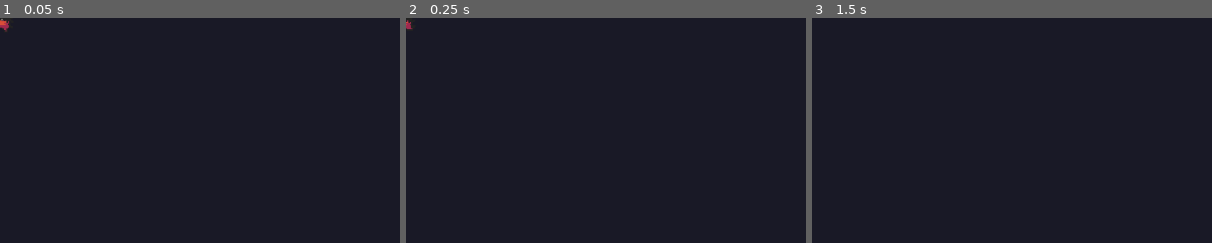
Above: before the commit, frames 1-3 (left to right).
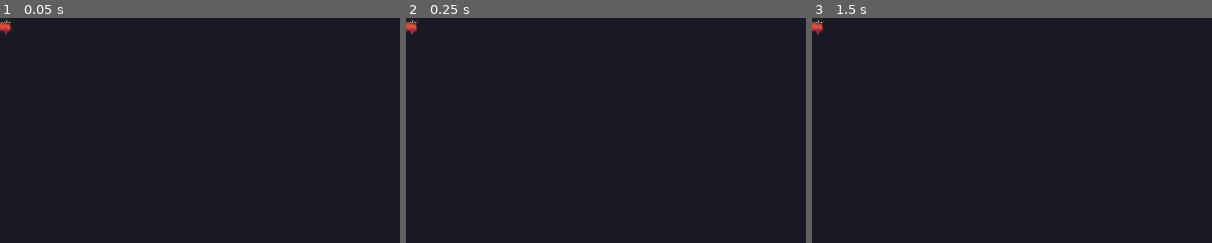
Above: after the commit, the same moments.

Repository: apaqa/depthcraft
Game: Godot game, scene res://scenes/enemies/elite_enemy.tscn
Same seed, same stepped clock (60 frames per second), same inputs: the game is played once before the commit and once after it. This scene is started directly instead of the project's main scene.
Inputs (mouse positions are % of the whole screen's width and height, from its top left):
- Up to frame 1 (0.05 s): no input
- Up to frame 2 (0.25 s): no input
- Up to frame 3 (1.5 s): tap Enter (toggle_inventory) at 0.5 s; move the mouse to (72, 45) at 0.52 s; press the mouse at (72, 45) at 0.53 s; hold D (move_right) 0.53-1.28 s; tap Mouse wheel down (build_prev) at 0.8, 1.35 s; tap Space (dodge) at 1.25 s; move the mouse to (30, 55) at 1.27 s; release the mouse at (30, 55) at 1.28 s; hold S (move_down) from 1.28 s (still down)
The pictures show only the part of the screen within x 0-50%, y 0-50%; the shares and areas given below are measured in that part.

The runs differ from the first frame. In frame 1, 0.1% of the frame differs, in the area x 0-3%, y 0-8%; in frame 2, 0.1%; in frame 3, 0.1%.

Commit message:
fix: enemy AI chase behavior, collision layer separation, door preview offset

Diff:
--- a/scenes/enemies/elite_enemy.tscn
+++ b/scenes/enemies/elite_enemy.tscn
@@ -54,6 +54,8 @@
 radius = 22.0
 
 [node name="EliteEnemy" type="CharacterBody2D"]
+collision_layer = 4
+collision_mask = 1
 script = ExtResource("1_4a5n2")
 
 [node name="AnimatedSprite2D" type="AnimatedSprite2D" parent="."]
--- a/scenes/enemies/enemy.tscn
+++ b/scenes/enemies/enemy.tscn
@@ -29,6 +29,8 @@
 radius = 18.0
 
 [node name="Enemy" type="CharacterBody2D"]
+collision_layer = 4
+collision_mask = 1
 script = ExtResource("1_nce0x")
 
 [node name="AnimatedSprite2D" type="AnimatedSprite2D" parent="."]
--- a/scenes/enemies/melee_enemy.tscn
+++ b/scenes/enemies/melee_enemy.tscn
@@ -29,6 +29,8 @@
 radius = 18.0
 
 [node name="MeleeEnemy" type="CharacterBody2D"]
+collision_layer = 4
+collision_mask = 1
 script = ExtResource("1_13wyv")
 max_hp = 30
 damage = 8
--- a/scenes/enemies/ranged_enemy.tscn
+++ b/scenes/enemies/ranged_enemy.tscn
@@ -29,6 +29,8 @@
 radius = 18.0
 
 [node name="RangedEnemy" type="CharacterBody2D"]
+collision_layer = 4
+collision_mask = 1
 script = ExtResource("1_03d5y")
 max_hp = 20
 damage = 12
--- a/scenes/player/player.tscn
+++ b/scenes/player/player.tscn
@@ -63,6 +63,8 @@
 
 [node name="Player" type="CharacterBody2D" unique_id=679822307]
 z_index = 1
+collision_layer = 2
+collision_mask = 1
 script = ExtResource("1_h17s1")
 
 [node name="AnimatedSprite2D" type="AnimatedSprite2D" parent="." unique_id=464455966]
--- a/scripts/building/build_preview.gd
+++ b/scripts/building/build_preview.gd
@@ -20,7 +20,8 @@
 		return
 
 	var tile_pos: Vector2i = building_system.get_hovered_tile_pos()
-	global_position = Vector2(tile_pos.x * 16 + 8, tile_pos.y * 16 + 8)
+	var tile_size: Vector2i = building_system.get_selected_building_tile_size()
+	global_position = building_system.get_preview_world_position(tile_pos, tile_size)
 	sprite.texture = texture
 	sprite.modulate = building_system.get_preview_modulate(tile_pos)
 	visible = true
--- a/scripts/building/building_system.gd
+++ b/scripts/building/building_system.gd
@@ -201,6 +201,17 @@
 	if source == null:
 		return null
 	return source.texture
+
+
+func get_selected_building_tile_size() -> Vector2i:
+	var building := get_selected_building()
+	if building.is_empty():
+		return Vector2i.ONE
+	return _get_building_tile_size(building)
+
+
+func get_preview_world_position(tile_pos: Vector2i, tile_size: Vector2i = Vector2i.ONE) -> Vector2:
+	return _tile_to_world_center_for_size(tile_pos, tile_size)
 
 
 func place_building(tile_pos: Vector2i, building_id: String) -> bool:
--- a/scripts/enemies/enemy.gd
+++ b/scripts/enemies/enemy.gd
@@ -48,12 +48,14 @@
 	base_damage = damage
 	base_speed = speed
 	current_hp = max_hp
+	set_physics_process(true)
 	if not attack_timer.timeout.is_connected(_on_attack_timer_timeout):
 		attack_timer.timeout.connect(_on_attack_timer_timeout)
 	if not wander_timer.timeout.is_connected(_pick_wander_direction):
 		wander_timer.timeout.connect(_pick_wander_direction)
 	_setup_hp_bar()
 	_pick_wander_direction()
+	call_deferred("_ensure_target")
 
 
 func configure_for_floor(player_target: CharacterBody2D, floor_number: int, loot_root: Node) -> void:
@@ -79,20 +81,23 @@
 		return
 
 	if target == null or not is_instance_valid(target):
+		velocity = Vector2.ZERO
 		state = State.IDLE
-	else:
-		var to_target := target.global_position - global_position
-		var distance := to_target.length()
-		if distance <= attack_range:
-			state = State.ATTACK
-		elif distance <= detection_range:
-			state = State.CHASE
-		else:
-			state = State.IDLE
+		move_and_slide()
+		return
+
+	var to_target := target.global_position - global_position
+	var distance := to_target.length()
+	if distance <= attack_range:
+		state = State.ATTACK
+	elif distance <= detection_range:
+		state = State.CHASE
+	elif distance > detection_range * 1.5:
+		state = State.IDLE
 
 	match state:
 		State.IDLE:
-			velocity = wander_direction * speed * 0.45
+			velocity = wander_direction * speed * 0.2
 		State.CHASE:
 			var chase_direction := (target.global_position - global_position).normalized()
 			if keeps_distance and global_position.distance_to(target.global_position) < preferred_distance:
@@ -202,3 +207,12 @@
 	var ratio := clampf(float(current_hp) / float(max(max_hp, 1)), 0.0, 1.0)
 	hp_bar_fill.polygon = PackedVector2Array([Vector2.ZERO, Vector2(24.0 * ratio, 0), Vector2(24.0 * ratio, 4), Vector2(0, 4)])
 	hp_bar_root.visible = current_hp < max_hp and current_hp > 0
+
+
+func _ensure_target() -> void:
+	if target != null and is_instance_valid(target):
+		return
+	await get_tree().process_frame
+	var players: Array = get_tree().get_nodes_in_group("player")
+	if not players.is_empty():
+		target = players[0]
--- a/scripts/player/player.gd
+++ b/scripts/player/player.gd
@@ -59,6 +59,7 @@
 
 
 func _ready() -> void:
+	add_to_group("player")
 	_configure_input_actions()
 	interaction_area.area_entered.connect(_on_interaction_area_entered)
 	interaction_area.area_exited.connect(_on_interaction_area_exited)
@@ -367,7 +368,7 @@
 	var query := PhysicsShapeQueryParameters2D.new()
 	query.shape = attack_shape
 	query.transform = Transform2D(0.0, global_position + _get_attack_offset())
-	query.collision_mask = 1
+	query.collision_mask = 4
 	var results := get_world_2d().direct_space_state.intersect_shape(query)
 	var total_damage_dealt := 0
 	for result in results:
--- a/tests/test_player.gd
+++ b/tests/test_player.gd
@@ -11,6 +11,7 @@
 	test_default_speed()
 	test_default_sprint_speed()
 	test_collision_shape_uses_feet_box()
+	test_player_is_in_player_group()
 	test_diagonal_normalization()
 	test_zero_input_returns_zero_vector()
 	test_velocity_zero_when_idle()
@@ -40,6 +41,12 @@
 	var rectangle: RectangleShape2D = collision_shape.shape
 	_assert(collision_shape.position == Vector2(0, 6), "Player collision should sit exactly at the feet position.")
 	_assert(rectangle.size == Vector2(6, 4), "Player collision should use the tiny feet-only rectangle.")
+
+
+func test_player_is_in_player_group() -> void:
+	var player := PLAYER_SCENE.instantiate()
+	player._ready()
+	_assert(player.is_in_group("player"), "Player should register itself in the player group for enemy targeting.")
 
 
 func test_diagonal_normalization() -> void:
